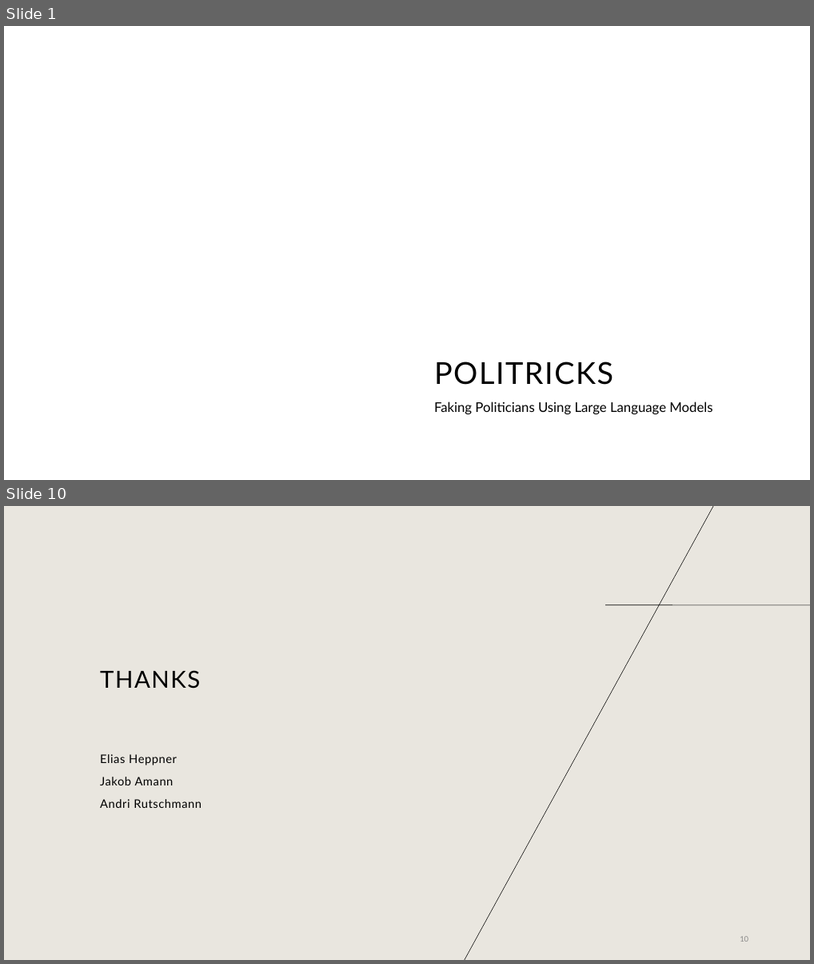
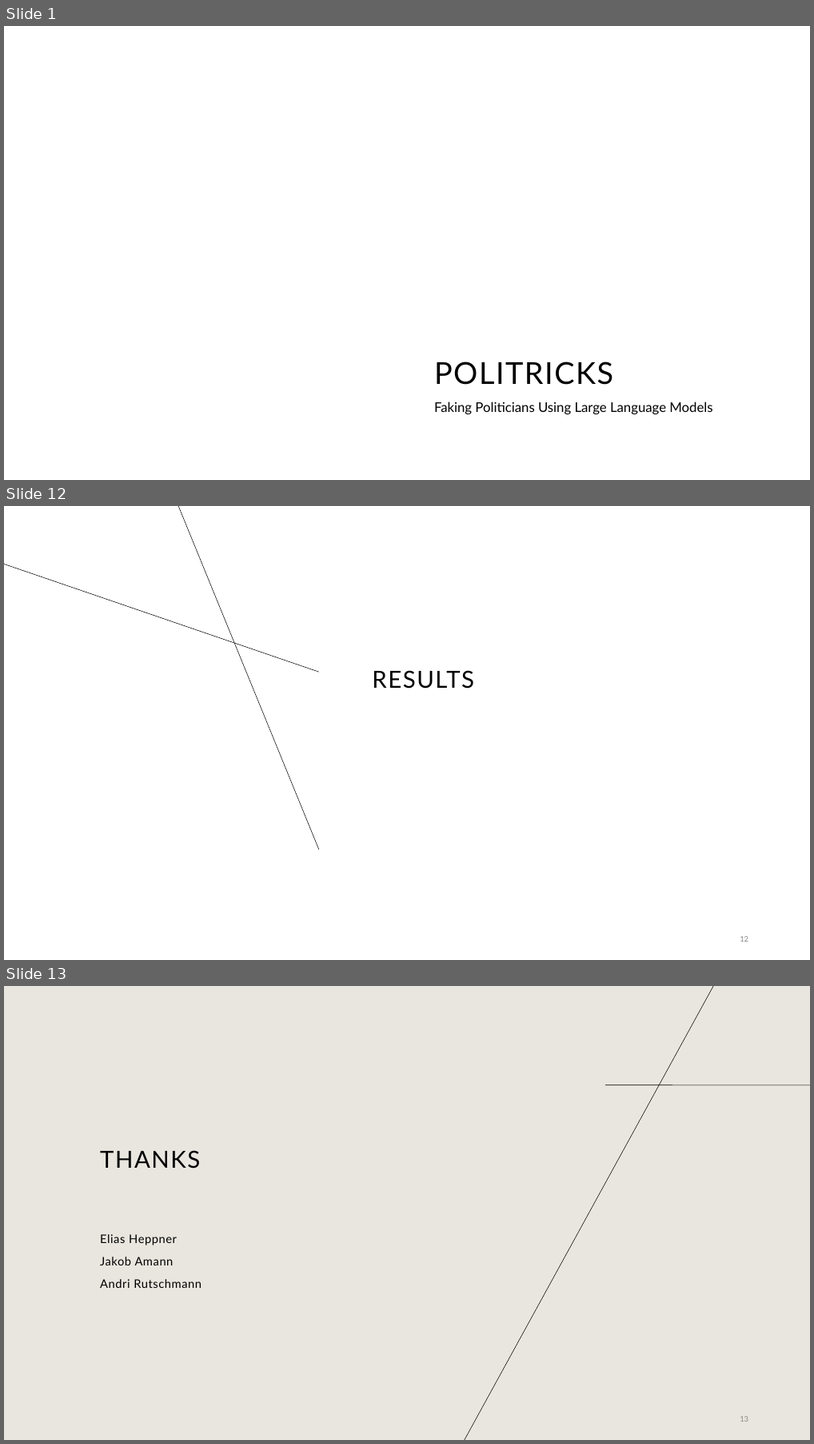
Before and after one commit to EliasHepp/Politricks, a slide deck: final_presentation.odp. Shown one above the other, each under a label of ours: slides 1 and 10 before the commit, slides 1, 12 and 13 after it; the slides between them are not shown. The pictures are 814x964 and 814x1444 pixels, drawn with LibreOffice and Linux fonts; fonts in the diff are those of the drawing; background and template pictures are left out. Boxes give left, top, right and bottom in pixels: in the first picture for what was removed or moved away, otherwise in the second. Text is boxed around its words. In the diff, an @@ line names an element or a change of style, - is before the commit and + after.

```diff
--- a/final_presentation.odp
+++ b/final_presentation.odp
@@ slide 12 added at (4, 506, 810, 960), background #FFFFFF @@
@@ line added from (319, 849) to (179, 506), #000000 0.51 pt @@
@@ line added from (319, 672) to (4, 564), #000000 0.51 pt @@
@@ title added at (372, 670, 474, 688), 28 pt, text #000000 @@
+RESULTS
@@ page number added at (740, 936, 749, 941), 9 pt, text #898989 @@
+12
@@ what was slide 10 is now slide 13 @@
```
Also in this commit, not shown: 3 slides changed, 7 other slides added, 5 slides removed, 1 other file.
